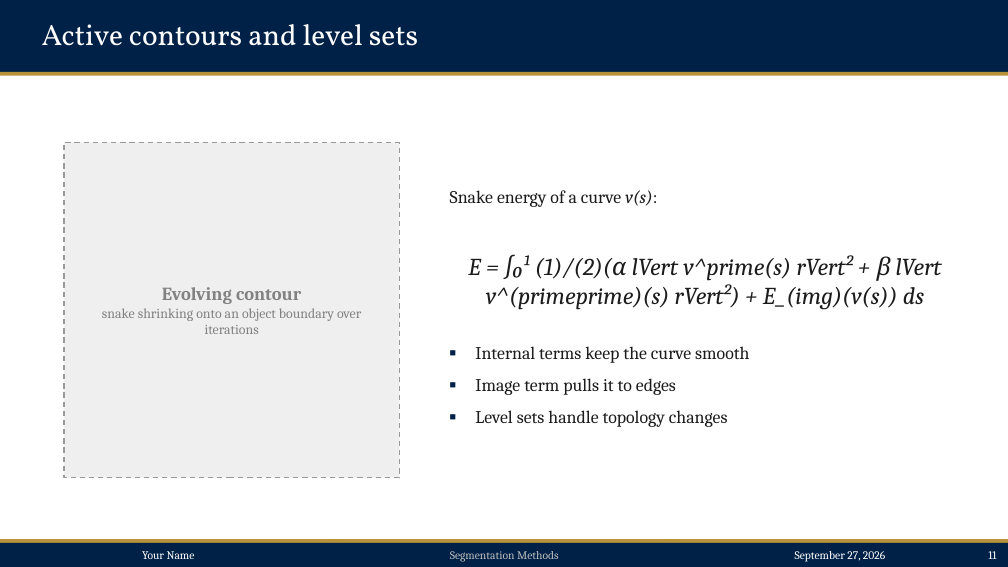
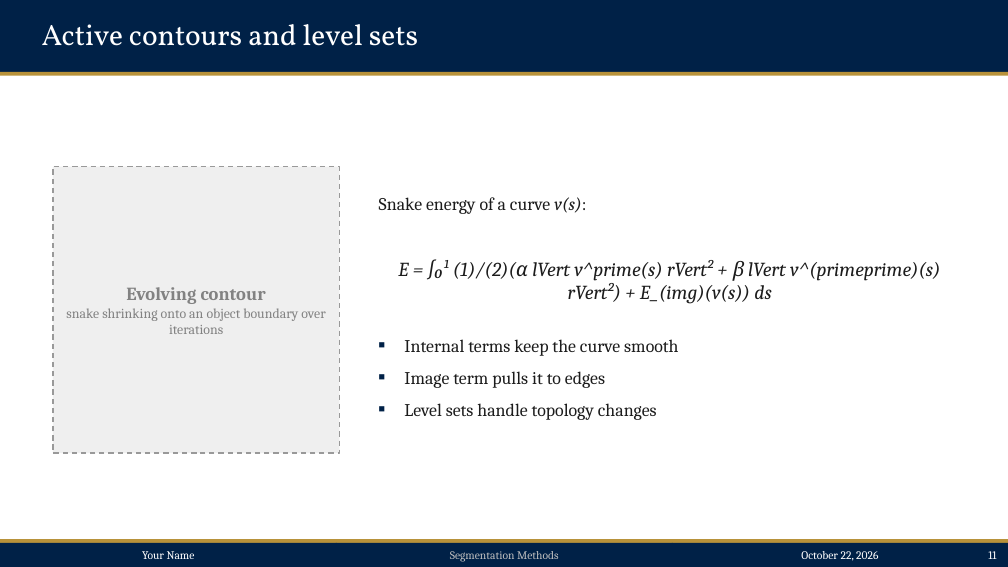
Before and after one commit to anoted/ppt-templated, a slide deck: slide 11 of segmentation/segmentation.pptx. Drawn at 1008x567 pixels with LibreOffice and Linux fonts; fonts in the diff are those of the drawing. Boxes give left, top, right and bottom in pixels: in the first picture for what was removed or moved away, otherwise in the second. Text is boxed around its words. In the diff, an @@ line names an element or a change of style, - is before the commit and + after.

```diff
--- a/segmentation/segmentation.pptx
+++ b/segmentation/segmentation.pptx
@@ rectangle "Evolving contour" resized from (x1=64, y1=142, x2=400, y2=478) to (x1=53, y1=167, x2=340, y2=454) @@
@@ text "Snake energy of a curve ..." moved from (x1=450, y1=190, x2=657, y2=207) to (x1=379, y1=197, x2=586, y2=214) @@
@@ text "E = ∫₀¹ (1)/(2)(α lVert ..." moved from (x1=468, y1=255, x2=942, y2=310) to (x1=398, y1=260, x2=940, y2=304) @@
@@ text "E = ∫₀¹ (1)/(2)(α lVert ..." at (x1=398, y1=260, x2=940, y2=304): size 23.1 to 18.9 pt @@
@@ text "Internal terms keep the curve ..." moved from (x1=475, y1=346, x2=749, y2=427) to (x1=404, y1=339, x2=678, y2=420) @@
@@ text in rectangle at (x1=801, y1=551, x2=878, y2=561): text changed @@
-September 27, 2026
+October 22, 2026
```
Also in this commit, not shown: 27 other slides changed, 17 other files.
